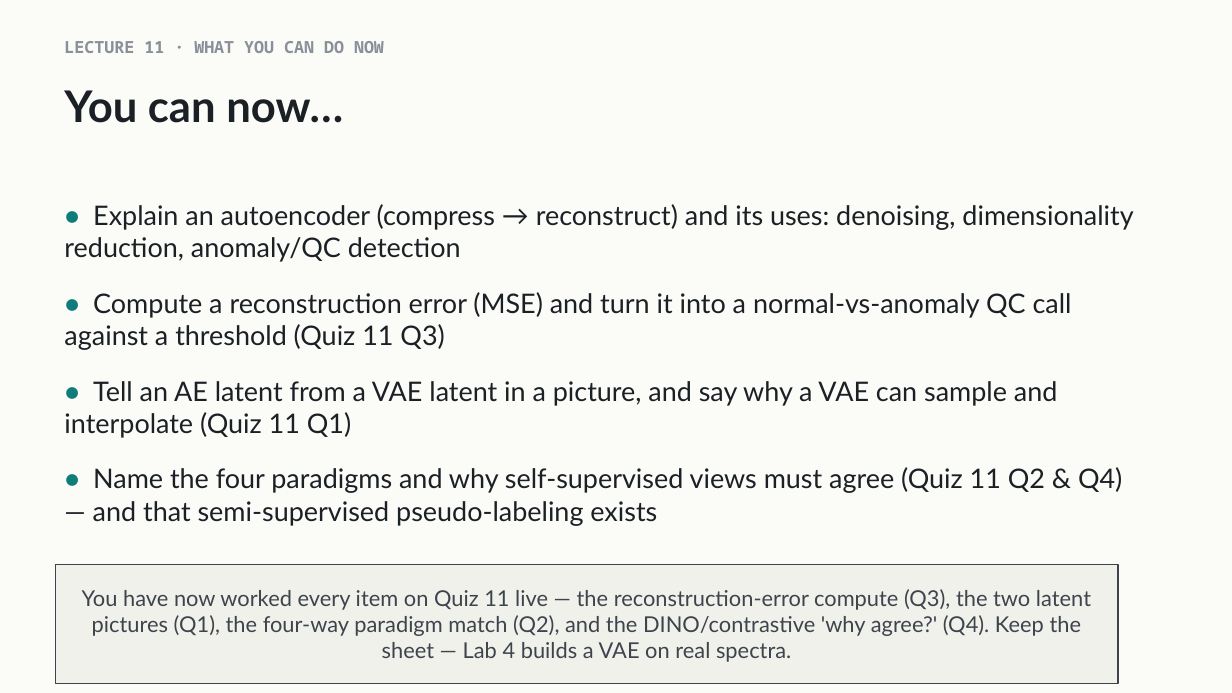
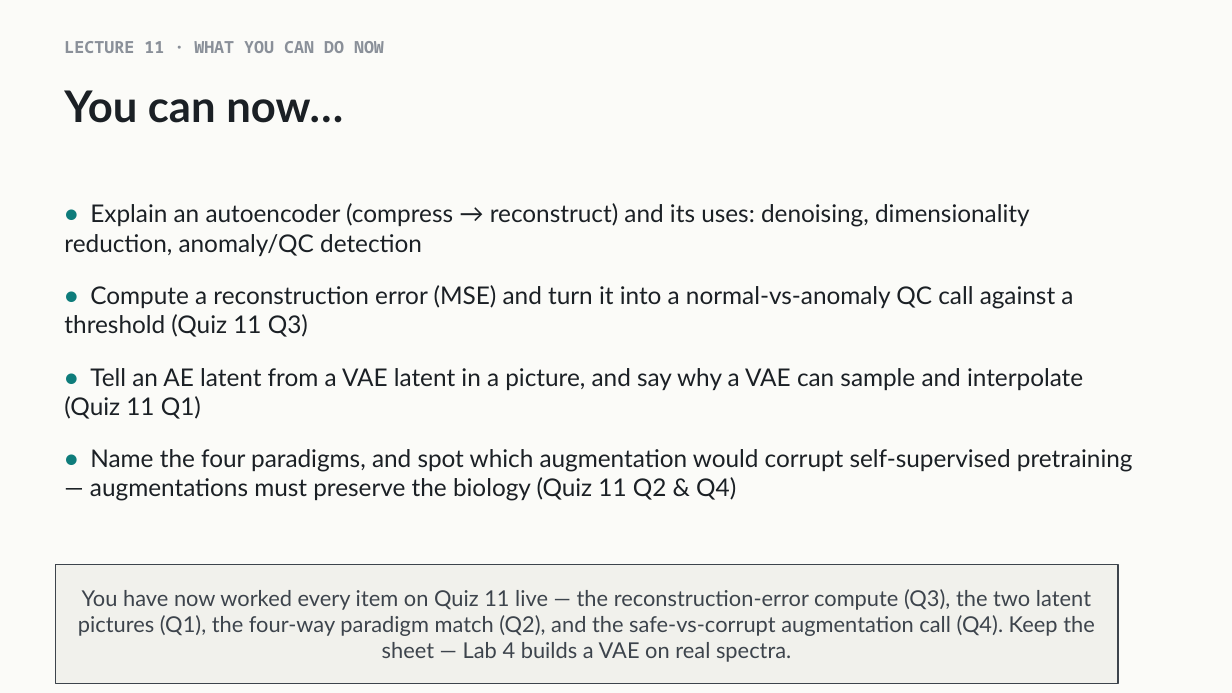
Before and after one commit to indigobio/msacl_dl_course, a slide deck: slide 20 of slides/pptx/lecture11_unsupervised.pptx. Drawn at 1232x693 pixels with LibreOffice and Linux fonts; fonts in the diff are those of the drawing. Boxes give left, top, right and bottom in pixels: in the first picture for what was removed or moved away, otherwise in the second. Text is boxed around its words. In the diff, an @@ line names an element or a change of style, - is before the commit and + after.

```diff
--- a/slides/pptx/lecture11_unsupervised.pptx
+++ b/slides/pptx/lecture11_unsupervised.pptx
@@ text at [64,203,1083,419]: size 21 to 19 pt in "• Explain an autoencoder (compress → reconstruct) ...", "• Compute a reconstruction error (MSE) and ...", "• Tell an AE latent from a ..." @@
@@ text at [90,449,1133,501]: text changed; size 21 to 19 pt @@
-• Name the four paradigms and why self-supervised views must agree (Quiz 11 Q2 & Q4) — and that semi-supervised pseudo-labeling exists
+• Name the four paradigms, and spot which augmentation would corrupt self-supervised pretraining — augmentations must preserve the biology (Quiz 11 Q2 & Q4)
@@ text in rectangle at [78,589,1095,662]: text changed @@
-You have now worked every item on Quiz 11 live — the reconstruction-error compute (Q3), the two latent pictures (Q1), the four-way paradigm match (Q2), and the DINO/contrastive 'why agree?' (Q4). Keep the sheet — Lab 4 builds a VAE on real spectra.
+You have now worked every item on Quiz 11 live — the reconstruction-error compute (Q3), the two latent pictures (Q1), the four-way paradigm match (Q2), and the safe-vs-corrupt augmentation call (Q4). Keep the sheet — Lab 4 builds a VAE on real spectra.
```
Also in this commit, not shown: 2 other slides changed, 2 other files.
